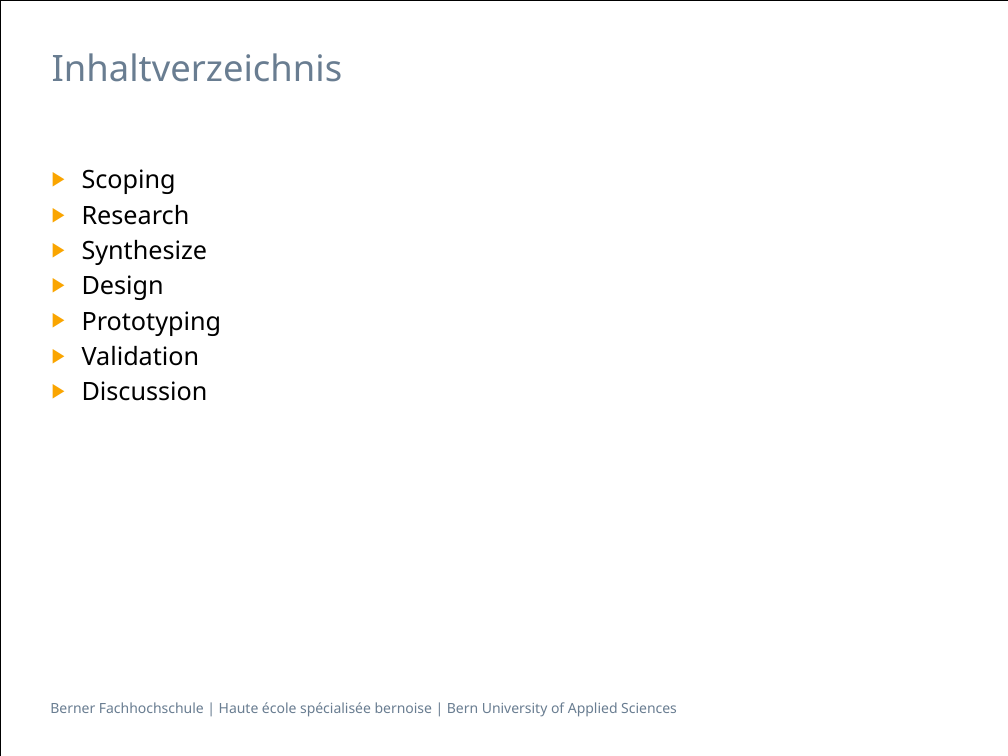
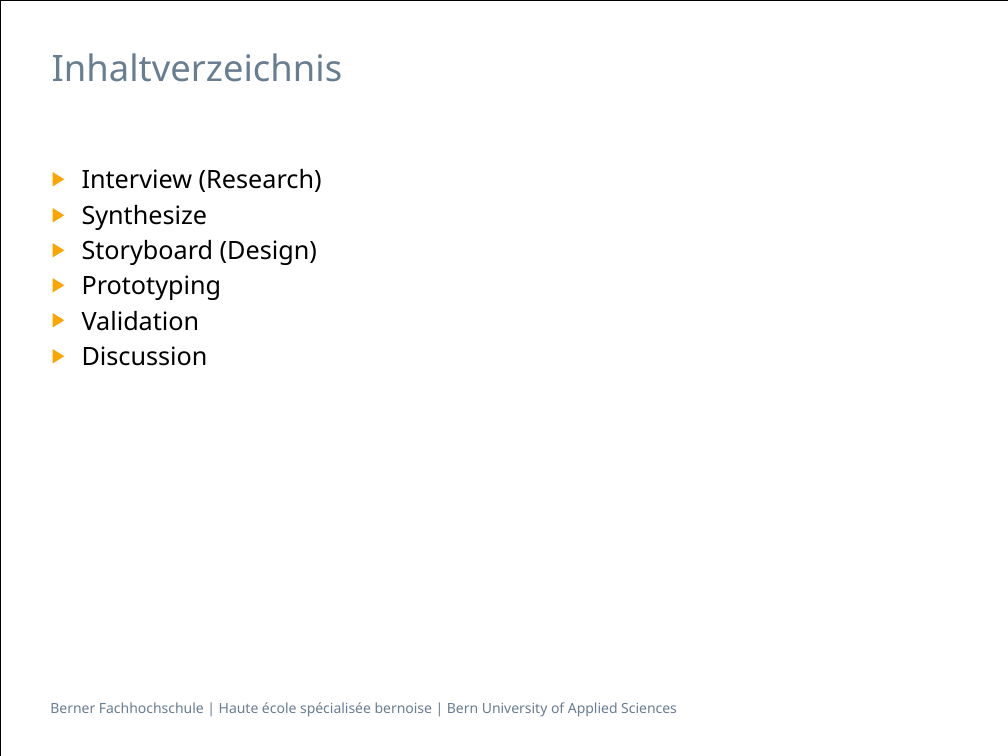
Before and after one commit to sevib1/ch.bfh.btx8081.w2016.blue, a slide deck: slide 2 of doc/CS1/Präsentation_CS1_Task_3_Blau.pptx. Drawn at 1008x756 pixels with LibreOffice and Linux fonts; fonts in the diff are those of the drawing. Boxes give left, top, right and bottom in pixels: in the first picture for what was removed or moved away, otherwise in the second. Text is boxed around its words. In the diff, an @@ line names an element or a change of style, - is before the commit and + after.

```diff
--- a/doc/CS1/Präsentation_CS1_Task_3_Blau.pptx
+++ b/doc/CS1/Präsentation_CS1_Task_3_Blau.pptx
@@ text at (x1=82, y1=169, x2=322, y2=192): text changed @@
-▶ Scoping
-▶ Research
+▶ Interview (Research)
@@ text at (x1=82, y1=240, x2=317, y2=265): text changed @@
-▶ Design
+▶ Storyboard (Design)
```
Also in this commit, not shown: 13 other slides changed, 1 slide added, 2 slides removed.
